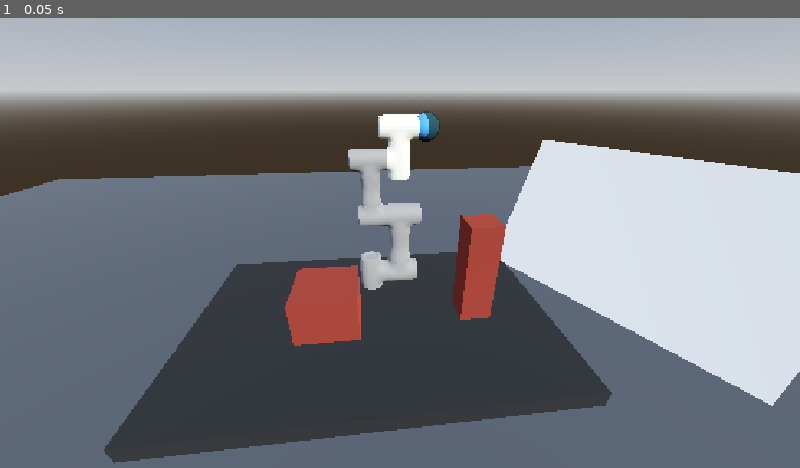
Above: before the commit, frame 1.
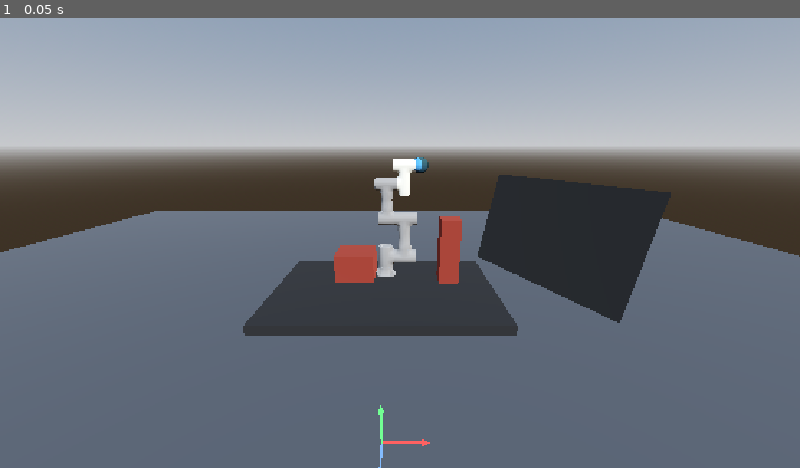
Above: after the commit, the same moment.

Repository: hupikus/dobot-cr3-rebase
Game: Godot game, scene res://main.tscn
Same seed, same stepped clock (60 frames per second), same inputs: the game is played once before the commit and once after it.
Inputs:
- Up to frame 1 (0.05 s): no input

The runs differ from the first frame. In frame 1, 60% of the frame differs, in the area x 0-100%, y 5-100%.

Commit message:
Added mouse drag camera rotation

Diff:
--- a/main.tscn
+++ b/main.tscn
@@ -1,6 +1,7 @@
 [gd_scene format=3 uid="uid://cyx0q1uy8x5lg"]
 
 [ext_resource type="Material" uid="uid://6b6ynmxbx3py" path="res://materials/outer_mesh.tres" id="1_h2yge"]
+[ext_resource type="Script" uid="uid://r167skqi13tx" path="res://script/ui/mouse_controls.gd" id="1_lquwl"]
 [ext_resource type="Material" uid="uid://sxdbor6lgd4s" path="res://materials/inner_mesh.tres" id="2_1bvp3"]
 [ext_resource type="PackedScene" uid="uid://bsa5tua42yenc" path="res://nodes/arm_ghost.tscn" id="3_1bvp3"]
 [ext_resource type="PackedScene" uid="uid://c1bx1qcflef0g" path="res://nodes/arm_solid.tscn" id="4_lquwl"]
@@ -45,12 +46,19 @@
 height = 0.1
 
 [sub_resource type="StandardMaterial3D" id="screen_mat"]
+albedo_color = Color(0.1584723, 0.15847233, 0.1584723, 1)
 
-[sub_resource type="QuadMesh" id="screen_mesh"]
-lightmap_size_hint = Vector2i(5, 4)
+[sub_resource type="PlaneMesh" id="PlaneMesh_7mycd"]
 size = Vector2(0.72, 0.45)
 
 [node name="ManipulatorStation" type="Node3D" unique_id=1095012181]
+
+[node name="Effects" type="Node3D" parent="." unique_id=584400388]
+
+[node name="Grid" type="Node3D" parent="Effects" unique_id=1855080120]
+
+[node name="MouseControls" type="Node3D" parent="." unique_id=21186993]
+script = ExtResource("1_lquwl")
 
 [node name="WorldEnvironment" type="WorldEnvironment" parent="." unique_id=1417810211]
 environment = SubResource("env")
@@ -66,6 +74,7 @@
 transform = Transform3D(1, 0, 0, 0, 1, 0, 0, 0, 1, 0, 0.71, -0.55)
 
 [node name="Mesh" type="MeshInstance3D" parent="Table" unique_id=359749556]
+transform = Transform3D(1, 0, 0, 0, 1, 0, 0, 0, 1, 0, -0.0647369, 0)
 material_override = SubResource("table_mat")
 mesh = SubResource("table_mesh")
 
@@ -107,9 +116,9 @@
 transform = Transform3D(0.45447, 0.337224, -0.824461, 0, 0.925569, 0.378579, 0.890762, -0.172053, 0.420644, 0.98, 1.05, -0.5)
 
 [node name="Frame" type="MeshInstance3D" parent="Screen" unique_id=836317613]
-transform = Transform3D(1.3925574, 1.4901161e-08, 5.9604645e-08, 0, 1.3925575, 6.7055225e-08, 5.9604645e-08, 1.4901161e-08, 1.3925574, 0, 0, 0)
+transform = Transform3D(1.3925574, 0, 0, 0, -0.22504291, -1.3742532, 0, 1.3742533, -0.2250429, 0, 0, 0)
 material_override = SubResource("screen_mat")
-mesh = SubResource("screen_mesh")
+mesh = SubResource("PlaneMesh_7mycd")
 
 [node name="SubViewport" type="SubViewport" parent="Screen" unique_id=1751951395]
 disable_3d = true
--- a/project.godot
+++ b/project.godot
@@ -15,6 +15,11 @@
 config/features=PackedStringArray("4.7", "Forward Plus")
 config/icon="res://icon.svg"
 
+[debug]
+
+gdscript/warnings/unused_variable=0
+gdscript/warnings/assert_always_true=0
+
 [display]
 
 window/stretch/mode="canvas_items"
--- a/script/ui/mouse_controls.gd
+++ b/script/ui/mouse_controls.gd
@@ -1,3 +1,234 @@
 extends Node
 
-var enable = true
+var enabled = true
+
+@onready var target: Node3D = $"../Target"
+@onready var screen_node: Node3D = $"../Screen"
+@onready var desktop_camera: Camera3D = $"../DesktopCamera"
+@onready var sub_viewport: SubViewport = $"../Screen/SubViewport"
+
+@export var screen_size := Vector2(0.72, 0.45)
+
+@export var grab_distance: float = 0.16
+@export var handle_grab_distance: float = 0.08
+var _handles: Array[MeshInstance3D] = []
+
+var _desktop_dragging = false
+
+var _desktop_plane = Plane()
+var _gizmo: Node3D = null
+var _gizmo_length = 0.22
+var _dragging_axis = -1
+var _axis_drag_start = Vector3.ZERO
+var _axis_drag_param0 = 0.0
+var _right_dragging = false
+var _cam_pivot = Vector3(0.1, 0.95, -0.62)
+var _cam_yaw = 0.0
+var _cam_pitch = 0.32
+var _cam_distance = 1.9
+
+
+func _ready() -> void:
+	if enabled: enable()
+
+func enable() -> void:
+	desktop_camera.current = true
+	create_gizmo()
+	update_camera()
+
+func _process(delta) -> void:
+	if enabled:
+		update_camera()
+		update_desktop_input(delta)
+
+func update_desktop_input(_delta: float) -> void:
+	var mp = get_viewport().get_mouse_position()
+	var from = desktop_camera.project_ray_origin(mp)
+	var dir = desktop_camera.project_ray_normal(mp)
+
+	if _dragging_axis >= 0:
+		var axis = axis_vector(_dragging_axis)
+		var s = closest_line_param(_axis_drag_start, axis, from, dir)
+		if not is_nan(s):
+			target.global_position = _axis_drag_start + axis * (s - _axis_drag_param0)
+	elif _desktop_dragging:
+		var hit: Variant = _desktop_plane.intersects_ray(from, dir)
+		if hit != null:
+			target.global_position = hit as Vector3
+
+func _unhandled_input(event: InputEvent) -> void:
+	if not enabled:
+		return
+	if event is InputEventMouseButton:
+		handle_mouse_button(event as InputEventMouseButton)
+		if event.pressed and event.button_index == MOUSE_BUTTON_LEFT:
+			check_screen_click()
+	elif event is InputEventMouseMotion and _right_dragging:
+		var motion = event as InputEventMouseMotion
+		_cam_yaw -= motion.relative.x * 0.006
+		_cam_pitch = clampf(_cam_pitch + motion.relative.y * 0.006, -0.2, 1.35)
+		update_camera()
+
+func check_screen_click() -> void:
+	var mp = get_viewport().get_mouse_position()
+	var from = desktop_camera.project_ray_origin(mp)
+	var dir = desktop_camera.project_ray_normal(mp)
+	# Screen is at global Z ≈ -0.82, DesktopCamera at Z ≈ 0.4,
+	# so a ray going into the scene (negative Z) will reach it ~1.2m away.
+	if dir.z > -0.3:  # ray must have a forward component
+		return
+	# Predict hit point at Screen's Z distance
+	var screen_z = -0.82
+	var t = (screen_z - from.z) / dir.z
+	if t < 0.5 or t > 5.0:
+		return
+	var hit_pos = from + dir * t
+	# Check if hit point is near the target (which is near the Screen in the scene)
+	var screen_xy = Vector2(target.global_position.x, target.global_position.y)
+	var hit_xy = Vector2(hit_pos.x, hit_pos.y)
+	var dist = hit_xy.distance_to(screen_xy)
+	#if dist < 0.2:  # within ~20 cm of target center = "on screen"
+		# Shift = approve, otherwise reset
+		#screen_ui.approve_pressed.emit()
+
+func handle_mouse_button(event: InputEventMouseButton) -> void:
+	var from = desktop_camera.project_ray_origin(event.position)
+	var dir = desktop_camera.project_ray_normal(event.position)
+	match event.button_index:
+		MOUSE_BUTTON_LEFT:
+			if event.pressed:
+				var axis = pick_axis(from, dir)
+				if axis >= 0:
+					_dragging_axis = axis
+					_axis_drag_start = target.global_position
+					_axis_drag_param0 = closest_line_param(
+						_axis_drag_start, axis_vector(axis), from, dir)
+				elif ray_hits_target(from, dir):
+					_desktop_dragging = true
+					_desktop_plane = Plane(-desktop_camera.global_transform.basis.z, target.global_position)
+			else:
+				_dragging_axis = -1
+				_desktop_dragging = false
+		MOUSE_BUTTON_RIGHT:
+			_right_dragging = event.pressed
+		MOUSE_BUTTON_WHEEL_UP:
+			if event.pressed:
+				_cam_distance = clampf(_cam_distance - 0.12, 0.6, 5.0)
+				update_camera()
+		MOUSE_BUTTON_WHEEL_DOWN:
+			if event.pressed:
+				_cam_distance = clampf(_cam_distance + 0.12, 0.6, 5.0)
+				update_camera()
+
+func ray_hits_target(from: Vector3, dir: Vector3) -> bool:
+	var to := target.global_position - from
+	var t := to.dot(dir)
+	if t < 0.0:
+		return false
+	var closest := from + dir * t
+	return closest.distance_to(target.global_position) < grab_distance
+
+
+func nearest_handle(hand: XRController3D) -> int:
+	var best = -1
+	var best_dist = handle_grab_distance
+	for i in range(_handles.size()):
+		var d = hand.global_position.distance_to(_handles[i].global_position)
+		if d < best_dist:
+			best_dist = d
+			best = i
+	return best
+
+
+func click_screen(uv: Vector2) -> void:
+	var vp_size = Vector2(sub_viewport.size)
+	var pos := Vector2(uv.x * vp_size.x, uv.y * vp_size.y)
+	for pressed in [true, false]:
+		var event := InputEventMouseButton.new()
+		event.button_index = MOUSE_BUTTON_LEFT
+		event.pressed = pressed
+		event.position = pos
+		event.global_position = pos
+		if pressed:
+			event.button_mask = MOUSE_BUTTON_MASK_LEFT
+		sub_viewport.push_input(event, true)
+
+func create_gizmo() -> void:
+	_gizmo = Node3D.new()
+	_gizmo.name = "TargetGizmo"
+	add_child(_gizmo)
+	var colors := [Color(1, 0.3, 0.3), Color(0.35, 1, 0.45), Color(0.4, 0.6, 1)]
+	var rots := [Vector3(0, 0, -90), Vector3.ZERO, Vector3(90, 0, 0)]
+	for i in range(3):
+		var axis_node := Node3D.new()
+		axis_node.rotation_degrees = rots[i]
+		_gizmo.add_child(axis_node)
+		var mat := StandardMaterial3D.new()
+		mat.albedo_color = colors[i]
+		mat.shading_mode = BaseMaterial3D.SHADING_MODE_UNSHADED
+		mat.no_depth_test = true
+		var shaft := MeshInstance3D.new()
+		var cyl := CylinderMesh.new()
+		cyl.top_radius = 0.006
+		cyl.bottom_radius = 0.006
+		cyl.height = _gizmo_length
+		shaft.mesh = cyl
+		shaft.material_override = mat
+		shaft.position = Vector3(0, _gizmo_length * 0.5, 0)
+		axis_node.add_child(shaft)
+		var tip := MeshInstance3D.new()
+		var cone := CylinderMesh.new()
+		cone.top_radius = 0.0
+		cone.bottom_radius = 0.017
+		cone.height = 0.05
+		tip.mesh = cone
+		tip.material_override = mat
+		tip.position = Vector3(0, _gizmo_length + 0.025, 0)
+		axis_node.add_child(tip)
+
+
+func update_camera() -> void:
+	var cp := cos(_cam_pitch)
+	var dir := Vector3(sin(_cam_yaw) * cp, sin(_cam_pitch), cos(_cam_yaw) * cp)
+	desktop_camera.global_position = _cam_pivot + dir * _cam_distance
+	if desktop_camera.global_position.distance_to(_cam_pivot) > 0.01:
+		desktop_camera.look_at(_cam_pivot, Vector3.UP)
+
+
+func axis_vector(index: int) -> Vector3:
+	match index:
+		0:
+			return Vector3.RIGHT
+		1:
+			return Vector3.UP
+		_:
+			return Vector3.BACK
+
+func closest_line_param(p: Vector3, a: Vector3, o: Vector3, d: Vector3) -> float:
+	var b = a.dot(d)
+	var e = d.dot(p - o)
+	var dd = a.dot(p - o)
+	var denom = 1.0 - b * b
+	if absf(denom) < 1e-6:
+		return NAN
+	return (b * e - dd) / denom
+
+
+func pick_axis(from: Vector3, dir: Vector3) -> int:
+	var best = -1
+	var best_dist = 0.055
+	for i in range(3):
+		var axis = axis_vector(i)
+		var s = closest_line_param(target.global_position, axis, from, dir)
+		if is_nan(s) or s < -0.02 or s > _gizmo_length + 0.06:
+			continue
+		var point = target.global_position + axis * s
+		var t = (point - from).dot(dir)
+		if t < 0.0:
+			continue
+		var closest = from + dir * t
+		var dist = closest.distance_to(point)
+		if dist < best_dist:
+			best_dist = dist
+			best = i
+	return best
